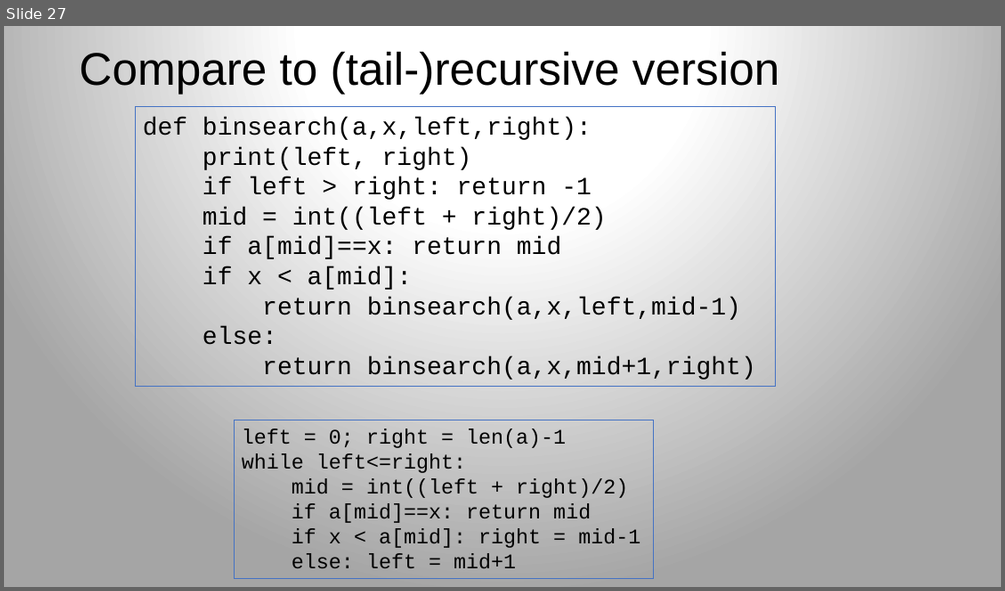
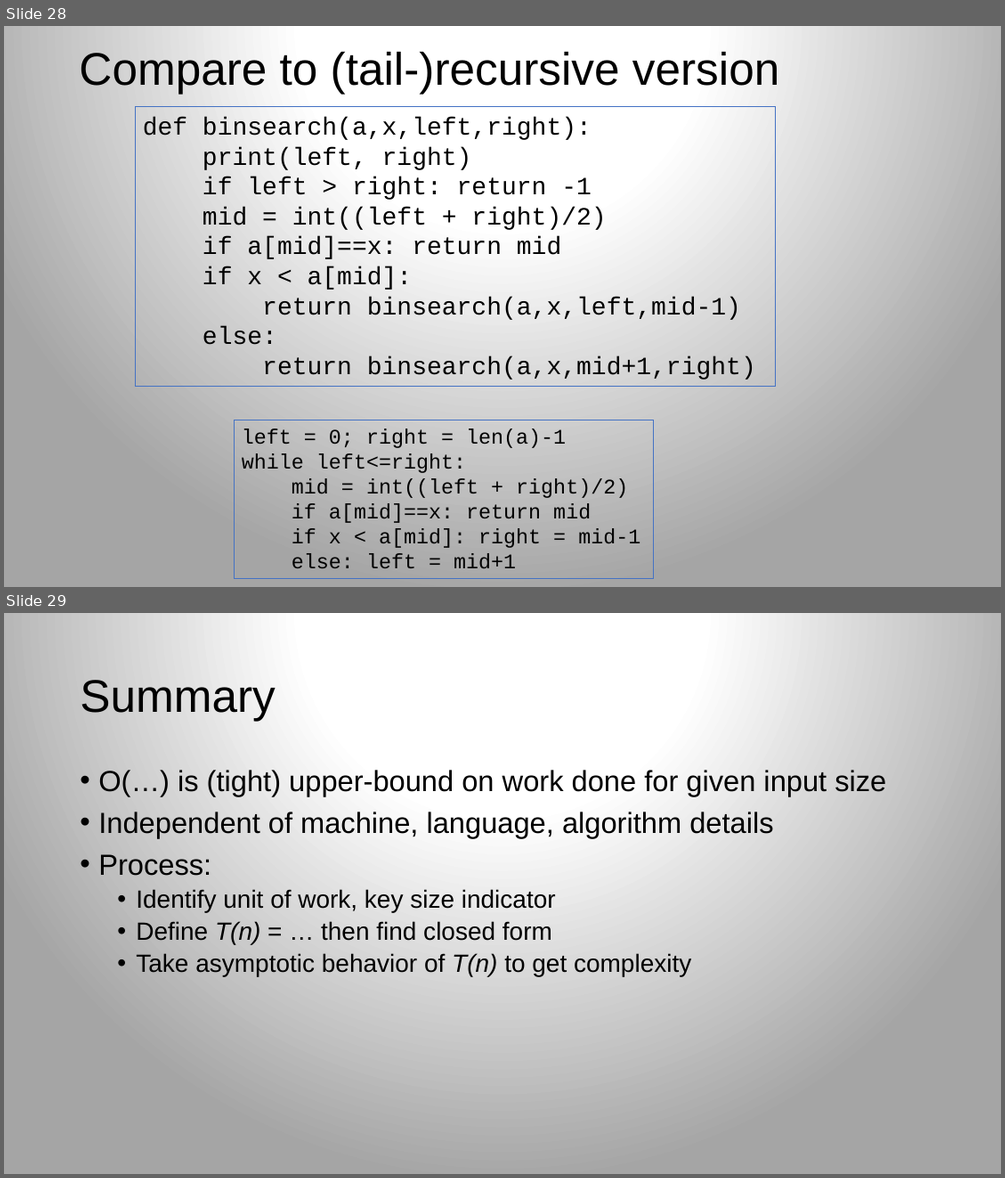
Before and after one commit to parrt/msds689, a slide deck: notes/complexity.pptx. Shown one above the other, each under a label of ours: slide 27 before the commit, slides 28 and 29 after it. The pictures are 1005x591 and 1005x1178 pixels, drawn with LibreOffice and Linux fonts; fonts in the diff are those of the drawing; background and template pictures are left out. Boxes give left, top, right and bottom in pixels: in the first picture for what was removed or moved away, otherwise in the second. Text is boxed around its words. In the diff, an @@ line names an element or a change of style, - is before the commit and + after.

```diff
--- a/notes/complexity.pptx
+++ b/notes/complexity.pptx
@@ slide 29 added at [4,613,1001,1174], background gradient #FFFFFF to #A5A5A5 @@
@@ title added at [80,680,275,721], 44 pt, text #000000 @@
+Summary
@@ text added at [98,770,886,976], 24 pt, text #000000 @@
+• O(…) is (tight) upper-bound on work done for given input size
+• Independent of machine, language, algorithm details
+• Process:
+  • Identify unit of work, key size indicator
+  • Define T(n) = … then find closed form
+  • Take asymptotic behavior of T(n) to get complexity
@@ what was slide 27 is now slide 28 @@
```
Also in this commit, not shown: 10 slides changed, 1 other slide added, 6 other files.
